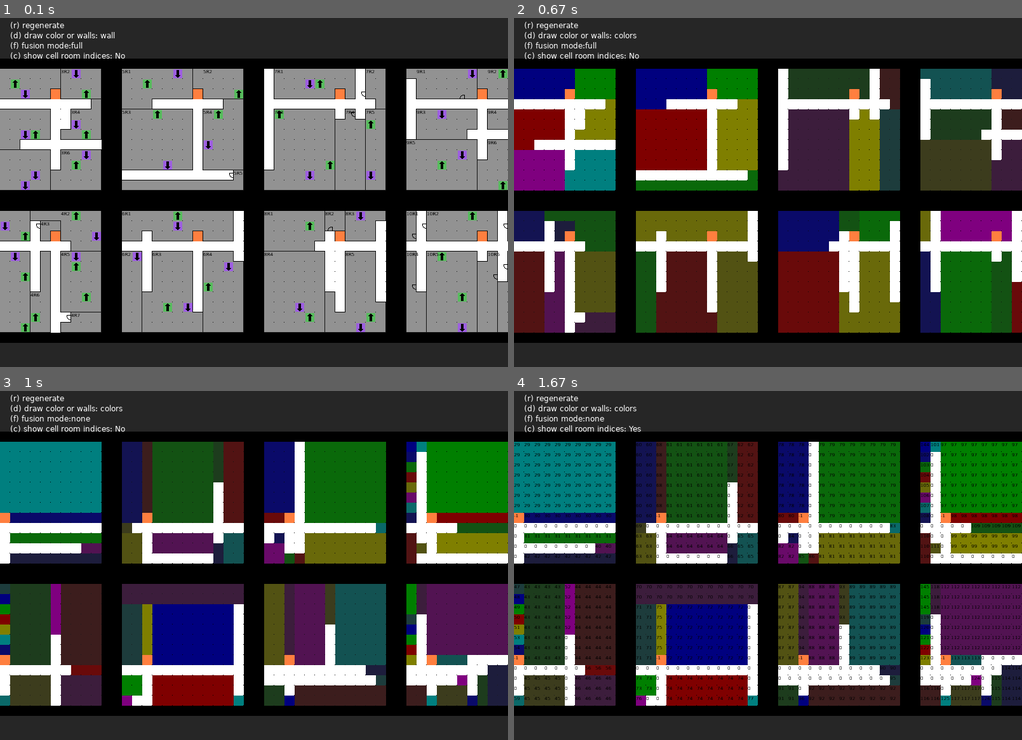
Above: before the commit, frames 1-4 (two rows, left to right).
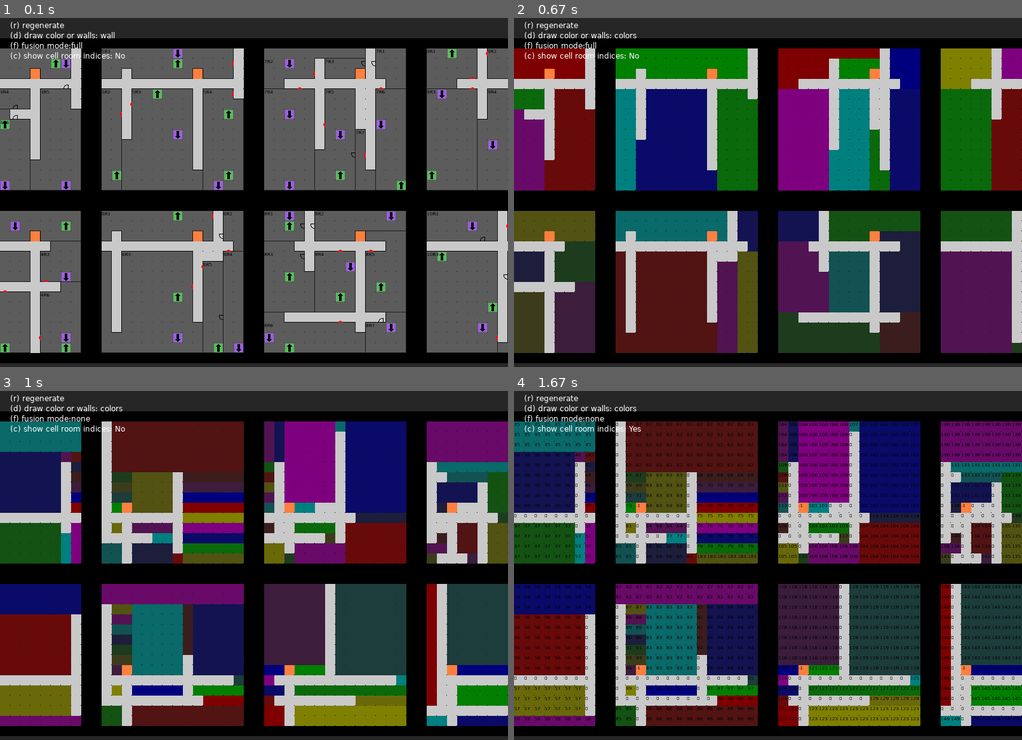
Above: after the commit, the same moments.

Repository: Gamabunta57/golf-lua
Game: LÖVE game, started from main.lua
Same seed, same stepped clock (60 frames per second), same inputs: the game is played once before the commit and once after it.
Inputs:
- Up to frame 1 (0.1 s): no input
- Up to frame 2 (0.67 s): tap D at 0.33 s
- Up to frame 3 (1 s): tap F at 0.67 s
- Up to frame 4 (1.67 s): tap C at 1 s

The runs differ from the first frame. In frame 1, 82% of the frame differs, in the area x 0-100%, y 5-99%; in frame 2, 75%; in frame 3, 77%; in frame 4, 77%.

Commit message:
Add room connections on the same floor and added closed doors from corridors to smae floor rooms

Diff:
--- a/main.lua
+++ b/main.lua
@@ -18,8 +18,8 @@
     {0, 0, 0, 1}, -- Cell.LIMIT
     {1, 0, 1, 1}, -- Cell.UNDEFINED
     {1, .5, .25, 1}, -- Cell.ELEVATOR
-    {1, 1, 1, 1}, -- Cell.CORRIDOR
-    {1, 1, 1, .5}, -- Cell.ROOM
+    {1, 1, 1, .75}, -- Cell.CORRIDOR
+    {1, 1, 1, .25}, -- Cell.ROOM
     {.5, .75, .25, 1}, -- Cell.hasAnchor // 1
     {.25, 1, .15, 1}, -- Cell.hasAnchor // 2
     {.15, 1, 1, 1}, -- Cell.hasAnchor // 3
@@ -64,7 +64,7 @@
 local wasDPressed = false
 
 function regenerateMap()
-    map = Map:new(14, 14, 12)
+    map = Map:new(16, 16, 12)
     love.math.setRandomSeed(seed)
     generator = Generator:new(map, prng)
     generator:generateMap(fusionLevel)
@@ -73,14 +73,10 @@
 function love.load()
     love.graphics.setBackgroundColor(.15, .15, .15, 1)
     tileSet = love.graphics.newImage("assets/images/tileset.png")
-    quads[1] = love.graphics.newQuad(0, 0, CELL_SIZE, CELL_SIZE, tileSet)
-    quads[2] = love.graphics.newQuad(16, 0, CELL_SIZE, CELL_SIZE, tileSet)
-    quads[3] = love.graphics.newQuad(32, 0, CELL_SIZE, CELL_SIZE, tileSet)
-    quads[4] = love.graphics.newQuad(48, 0, CELL_SIZE, CELL_SIZE, tileSet)
-    quads[5] = love.graphics.newQuad(64, 0, CELL_SIZE, CELL_SIZE, tileSet)
-    quads[6] = love.graphics.newQuad(80, 0, CELL_SIZE, CELL_SIZE, tileSet)
-    quads[7] = love.graphics.newQuad(96, 0, CELL_SIZE, CELL_SIZE, tileSet)
-    quads[8] = love.graphics.newQuad(112, 0, CELL_SIZE, CELL_SIZE, tileSet)
+    local tileSize = 16
+    for i = 0, 9 do
+        quads[i + 1] = love.graphics.newQuad(i * tileSize, 0, CELL_SIZE, CELL_SIZE, tileSet)
+    end
 
     regenerateMap()
 end
@@ -95,6 +91,7 @@
     local isFPressed = love.keyboard.isDown("f")
     local isDPressed = love.keyboard.isDown("d")
 
+    -- if isRPressed then
     if isRPressed and not wasRPressed then
         -- seed = os.time()
         seed = seed + 1
--- a/src/data/cell.lua
+++ b/src/data/cell.lua
@@ -13,6 +13,8 @@
     OPENED_RIGHT = 2,
     STAIRCASE_UP = 3,
     STAIRCASE_DOWN = 4,
+    CLOSED_BOTTOM = 5,
+    CLOSED_RIGHT = 6,
 }
 
 Cell.__index = Cell
--- a/src/data/graphNode.lua
+++ b/src/data/graphNode.lua
@@ -23,3 +23,12 @@
 function GraphNode:connect(other)
     self.linkedTo[#(self.linkedTo) + 1] = other
 end
+
+function GraphNode:isPhysicallyConnectedTo(other)
+    for _, node in ipairs(self.pathTo) do
+        if (node == other) then
+            return true
+        end
+    end
+    return false
+end
--- a/src/generators/generator.lua
+++ b/src/generators/generator.lua
@@ -41,9 +41,10 @@
         end
         self:_setWalls()
 
-        local roomGraphForPlayer = self:_getRoomGraphForPlayer(roomLists)
-        local graphConnectionlist = self:_makePathForPlayer(roomGraphForPlayer)
+        local roomGraphDetailsForPlayer = self:_getRoomGraphForPlayer(roomLists)
+        local graphConnectionlist = self:_makePathForPlayer(roomGraphDetailsForPlayer.rootNode)
         self:_physicallyConnectRoomsFollowingGraphPath(roomLists, graphConnectionlist)
+        self:_physicallyConnectClosedRoomsWithCorridors(roomLists, roomGraphDetailsForPlayer)
     end
     self.map.roomLists = roomLists
 
@@ -60,11 +61,62 @@
             self:_connectRoomToCorridor(nodeA, nodeB, roomLists)
         elseif nodeB.isCorridor and not nodeA.isCorridor then
             self:_connectRoomToCorridor(nodeB, nodeA, roomLists)
+        elseif not nodeB.isCorridor and not nodeA.isCorridor and nodeB.location.floor == nodeA.location.floor then
+            self:_connectRoomsOnSameFloors(nodeA, nodeB, roomLists)
         elseif not nodeB.isCorridor and not nodeA.isCorridor then
             self:_connectRoomsOnDifferentFloors(nodeA, nodeB, roomLists)
         -- else
             -- print("skip corridor connections")
         end
+    end
+end
+
+function Generator:_physicallyConnectClosedRoomsWithCorridors(roomLists, roomGraphDetailsForPlayer)
+    for floor, corridorNode in ipairs(roomGraphDetailsForPlayer.corridorNodes) do
+        for _, roomNode in ipairs(roomGraphDetailsForPlayer.roomNodePerFloors[floor]) do
+            if (not corridorNode:isPhysicallyConnectedTo(roomNode)) then
+                self:_connectClosedRoomToCorridor(corridorNode, roomNode, roomLists)
+            end
+        end
+    end
+end
+
+function Generator:_connectClosedRoomToCorridor(corridorNode, roomNode, roomLists)
+    local width = self.map.width
+    local roomLocation = roomNode.location
+    local roomToConnect = roomLists[roomLocation.floor][roomLocation.roomIndex]
+    local floorCells = self.map.floorCells[roomLocation.floor]
+
+    local connectedCorridorCellIndicies = self:_findSurroundingCorridorCells(floorCells, roomToConnect)
+
+    if #connectedCorridorCellIndicies == 0 then
+        local additionnalAreaRoomIndex = 0
+        while #connectedCorridorCellIndicies == 0 and additionnalAreaRoomIndex < #roomToConnect.additionalAreaRooms do
+            additionnalAreaRoomIndex = additionnalAreaRoomIndex + 1
+            local additionalAreaRoom = roomToConnect.additionalAreaRooms[additionnalAreaRoomIndex]
+            connectedCorridorCellIndicies = self:_findSurroundingCorridorCells(floorCells, additionalAreaRoom)
+        end
+    end
+
+    -- pick a random cell to open and open it
+    local connectionIndex = self.prng(1, #connectedCorridorCellIndicies)
+    local corridorCellToOpenTo = connectedCorridorCellIndicies[connectionIndex]
+    local corridorCellIndex = corridorCellToOpenTo[1]
+    local directionToOpen = corridorCellToOpenTo[2]
+
+    local cell = nil
+    if (directionToOpen == Anchors.TO_TOP) then
+        cell = floorCells[corridorCellIndex - width]
+        cell.openings = Cell.CLOSED_BOTTOM
+    elseif (directionToOpen == Anchors.TO_RIGHT) then
+        cell = floorCells[corridorCellIndex]
+        cell.openings = Cell.CLOSED_RIGHT
+    elseif (directionToOpen == Anchors.TO_BOTTOM) then
+        cell = floorCells[corridorCellIndex]
+        cell.openings = Cell.CLOSED_BOTTOM
+    elseif (directionToOpen == Anchors.TO_LEFT) then
+        cell = floorCells[corridorCellIndex - 1]
+        cell.openings = Cell.CLOSED_RIGHT
     end
 end
 
@@ -101,6 +153,85 @@
             print("[DEBUG]: can't connect", roomNodeA.name, roomNodeB.name, overlappingArea.x, overlappingArea.y, overlappingArea.w, overlappingArea.h, floorIndex, cellRoomA.tileRef, cellRoomB.tileRef)
         end
     end
+end
+
+function Generator:_connectRoomsOnSameFloors(roomNodeA, roomNodeB, roomLists)
+    local width = self.map.width
+    local roomLocation = roomNodeA.location
+    local roomA = roomLists[roomNodeA.location.floor][roomNodeA.location.roomIndex]
+    local roomB = roomLists[roomNodeB.location.floor][roomNodeB.location.roomIndex]
+    local floorCells = self.map.floorCells[roomNodeA.location.floor]
+
+    local connectedWallCellIndicies = self:_findConnectedWallCells(floorCells, roomA, roomB.roomIndex)
+
+    -- pick a random cell to open and open it
+    local connectionIndex = self.prng(1, #connectedWallCellIndicies)
+    local wallCellToOpenTo = connectedWallCellIndicies[connectionIndex]
+    local wallCellIndex = wallCellToOpenTo[1]
+    local directionToOpen = wallCellToOpenTo[2]
+
+    local cell = nil
+    if (directionToOpen == Anchors.TO_TOP) then
+        cell = floorCells[wallCellIndex - width]
+        cell.openings = Cell.OPENED_BOTTOM
+    elseif (directionToOpen == Anchors.TO_RIGHT) then
+        cell = floorCells[wallCellIndex]
+        cell.openings = Cell.OPENED_RIGHT
+    elseif (directionToOpen == Anchors.TO_BOTTOM) then
+        cell = floorCells[wallCellIndex]
+        cell.openings = Cell.OPENED_BOTTOM
+    elseif (directionToOpen == Anchors.TO_LEFT) then
+        cell = floorCells[wallCellIndex - 1]
+        cell.openings = Cell.OPENED_RIGHT
+    end
+end
+
+function Generator:_findConnectedWallCells(floorCells, roomA, roomBIndex)
+    local width = self.map.width
+    local connectedWallCellIndicies = {}
+
+    local areas = {roomA}
+    for _, area in ipairs(roomA.additionalAreaRooms) do
+        areas[#areas + 1] = area
+    end
+
+    for _, area in ipairs(areas) do
+        -- check top cells and bottom cells surrounding the main frame of the room
+        local origX = area.x
+        for i = 0, area.w - 1 do
+            local topFloorCellIndex = origX + i + (area.y - 2) * width
+            local bottomFloorCellIndex = topFloorCellIndex + (area.h + 1) * width
+
+            local topCell = floorCells[topFloorCellIndex]
+            local bottomCell = floorCells[bottomFloorCellIndex]
+
+            if (topCell.roomIndex == roomBIndex) then
+                connectedWallCellIndicies[#connectedWallCellIndicies + 1] = {topFloorCellIndex, Anchors.TO_BOTTOM}
+            end
+            if (bottomCell.roomIndex == roomBIndex) then
+                connectedWallCellIndicies[#connectedWallCellIndicies + 1] = {bottomFloorCellIndex, Anchors.TO_TOP}
+            end
+        end
+
+        -- check left cells and right cells surrounding the main frame of the room
+        local origY = area.y
+        for i = 0, area.h - 1 do
+            local leftFloorCellIndex = (origY + i - 1) * width + (area.x - 1)
+            local rightFloorCellIndex = leftFloorCellIndex + area.w + 1
+
+            local leftCell = floorCells[leftFloorCellIndex]
+            local rightCell = floorCells[rightFloorCellIndex]
+
+            if (leftCell.roomIndex == roomBIndex) then
+                connectedWallCellIndicies[#connectedWallCellIndicies + 1] = {leftFloorCellIndex, Anchors.TO_RIGHT}
+            end
+            if (rightCell.roomIndex == roomBIndex) then
+                connectedWallCellIndicies[#connectedWallCellIndicies + 1] = {rightFloorCellIndex, Anchors.TO_LEFT}
+            end
+        end
+    end
+
+    return connectedWallCellIndicies
 end
 
 function Generator:_connectRoomToCorridor(corridorNode, roomNode, roomLists)
@@ -199,7 +330,8 @@
             local pickedPathIndex = self.prng(1, #possiblePath)
             local nextNode = possiblePath[pickedPathIndex]
 
-            currentNode.pathTo[#currentNode.pathTo] = nextNode
+            currentNode.pathTo[#currentNode.pathTo + 1] = nextNode
+            nextNode.pathTo[#nextNode.pathTo + 1] = currentNode
             connectionList[#connectionList + 1] = {currentNode, nextNode}
             currentNode = nextNode
 
@@ -267,6 +399,32 @@
         roomNodePerFloors[z] = roomNodePerFloor
     end
 
+    -- link adjacent rooms on same floor
+    for z = 1, #roomLists do
+        local floorRoomList = roomLists[z]
+        local roomNodeList = roomNodePerFloors[z]
+
+        for i = 1, #floorRoomList - 1 do
+            local currentRoom = floorRoomList[i]
+            local currentRoomNode = roomNodeList[i]
+            local widerRoomArea = RectangleRoom:new(currentRoom.x - 1, currentRoom.y, currentRoom.w + 2, currentRoom.h)
+            local tallerRoomArea = RectangleRoom:new(currentRoom.x, currentRoom.y - 1, currentRoom.w, currentRoom.h + 2)
+
+            for j = i + 1, #floorRoomList do
+                local nextRoom = floorRoomList[j]
+                if (nextRoom:getOverlappingAreaWith(widerRoomArea).area > 0) then
+                    local nextRoomNode = roomNodeList[j]
+                    nextRoomNode:connect(currentRoomNode)
+                    currentRoomNode:connect(nextRoomNode)
+                elseif (nextRoom:getOverlappingAreaWith(tallerRoomArea).area > 0) then
+                    local nextRoomNode = roomNodeList[j]
+                    nextRoomNode:connect(currentRoomNode)
+                    currentRoomNode:connect(nextRoomNode)
+                end
+            end
+        end
+    end
+
     -- link rooms from different floors that are on top of each others
     for z = 1, #roomLists - 1 do
         local currentFloorRooms = roomLists[z]
@@ -298,7 +456,11 @@
 
     -- debugArrayGraph(corridorNodes)
 
-    return corridorNodes[1]
+    return {
+        rootNode = corridorNodes[1],
+        corridorNodes = corridorNodes,
+        roomNodePerFloors = roomNodePerFloors,
+    }
 end
 
 function Generator:_setWalls()
Binary file changed: assets/images/tileset.png
